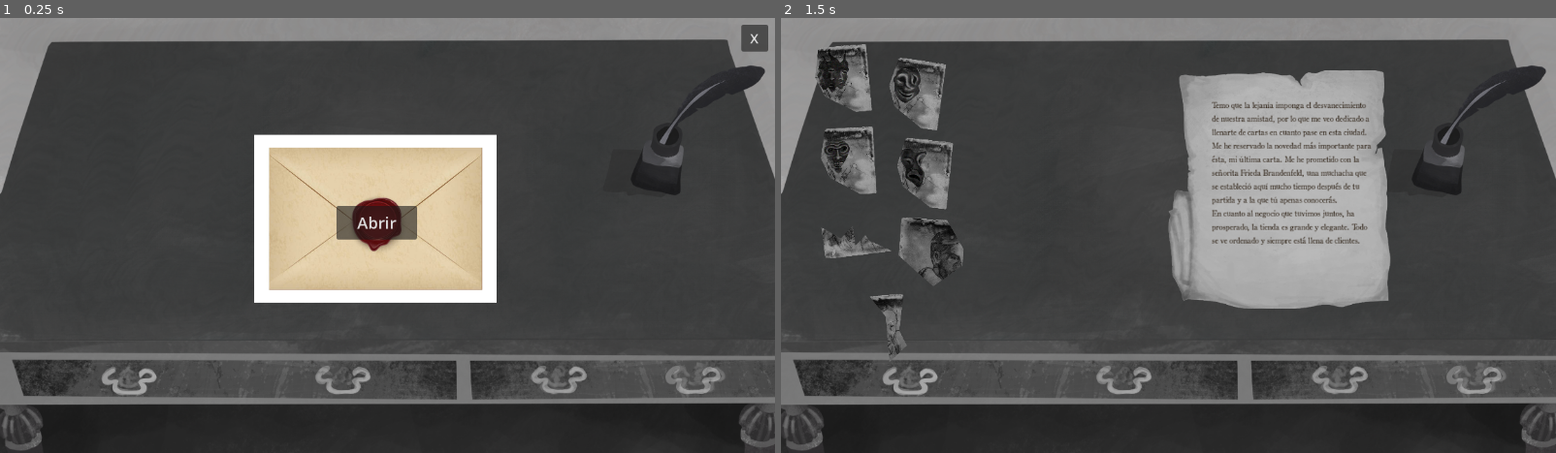
Above: before the commit, frames 1-2 (left to right).
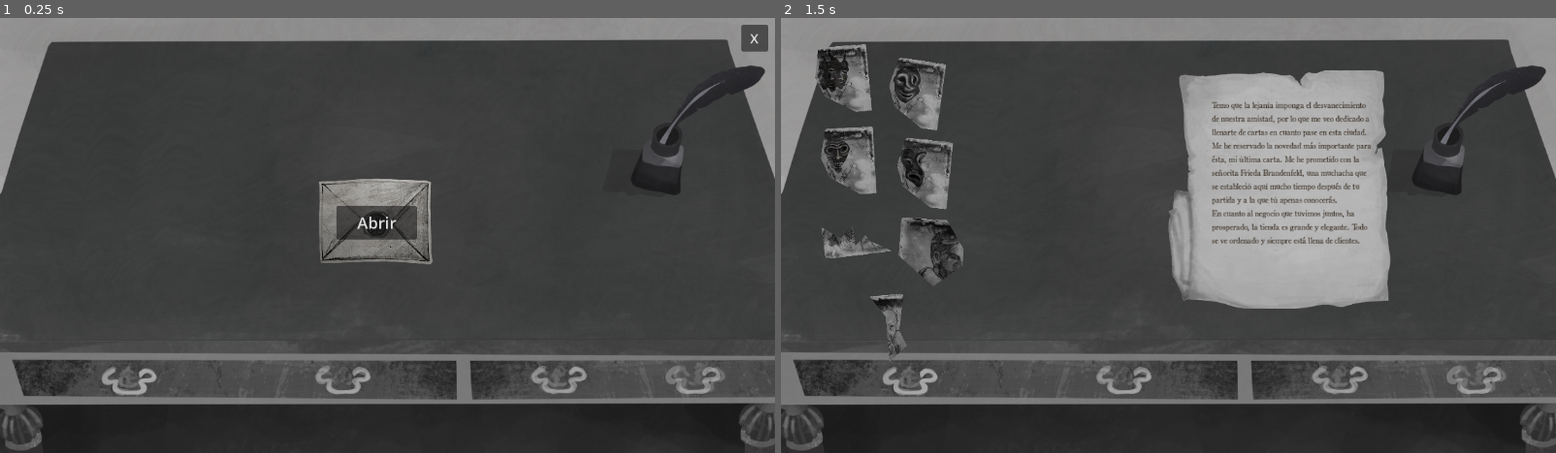
Above: after the commit, the same moments.

Repository: shiarauzo/Lima-game-jam-2026
Game: Godot game, scene res://scenes/main_menu.tscn
Same seed, same stepped clock (60 frames per second), same inputs: the game is played once before the commit and once after it.
Inputs (mouse positions are in pixels of both pictures, inside the frame that each line leads up to):
- Up to frame 1 (0.25 s): no input
- Up to frame 2 (1.5 s): click "Abrir" at 0.5 s; tap Enter at 1.25 s; move the mouse to (1339, 213) at 1.27 s; click (1339, 213) at 1.42 s

The runs differ from the first frame. In frame 1, 12% of the frame differs, in the area x 32-65%, y 26-66%; in frame 2, nothing differs.

Commit message:
actualizar foto de carta

Diff:
--- a/scenes/main_menu.tscn
+++ b/scenes/main_menu.tscn
@@ -1,7 +1,7 @@
 [gd_scene load_steps=5 format=3 uid="uid://bmbbsu4qojttx"]
 
 [ext_resource type="Script" uid="uid://cxidw6qx08ikq" path="res://scenes/main_menu.gd" id="1_28flt"]
-[ext_resource type="Texture2D" uid="uid://cxvl8fqb8tlft" path="res://assets/envelope.jpg" id="2_envelope"]
+[ext_resource type="Texture2D" path="res://assets/carta.png" id="2_envelope"]
 [ext_resource type="Texture2D" uid="uid://b70nuwexy1pir" path="res://assets/fondo_mainmenu.png" id="3_fondo"]
 [ext_resource type="AudioStream" uid="uid://isyi0cmpvwcp" path="res://assets/audio/Menu_Intro.mp3" id="4_music"]
 
Binary file added: assets/carta.png
Not shown, added: assets/carta.png.import
Binary file removed: assets/envelope.jpg
Binary file added: assets/retazo/carta.jpg
Not shown, changed: assets/retazo/carta.jpg.import
